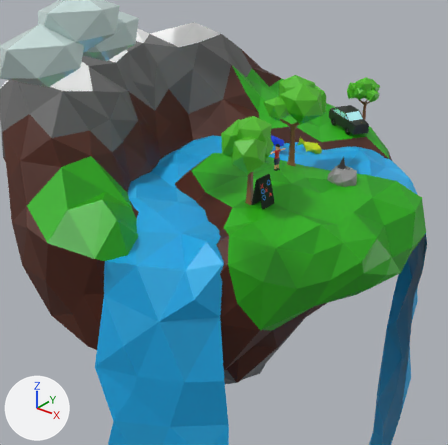
Renders of the glTF model island.glb from each side of a commit.
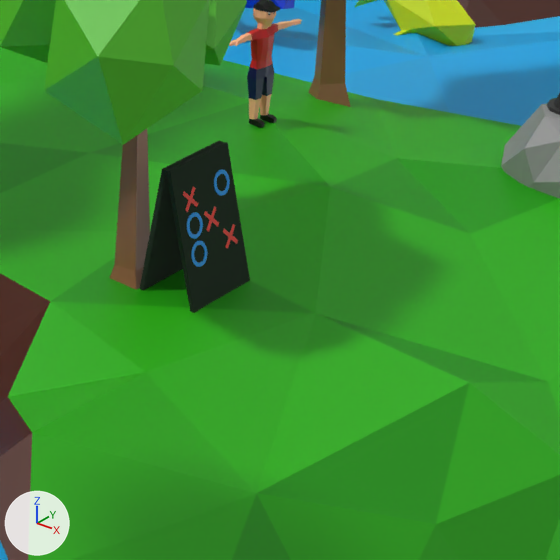
Each version appears first from a camera (50 mm lens) standing at (3.438, -4.012, 2.485) and looking at (0.978, -0.936, 0.578), and next in a close-up on the part from 50% to 76% of the width and 32% to 59% of the height. Every picture has the same lights, and +X, +Y and +Z are marked at lower left. Where no turn or scale is listed for an object, it has been applied to the vertices.

In view in the first close-up: 'Character.001', 'Fish3', 'Island', 'TicTacToeBoard', 'Water', 'rock', 'tree1', 'tree2'.
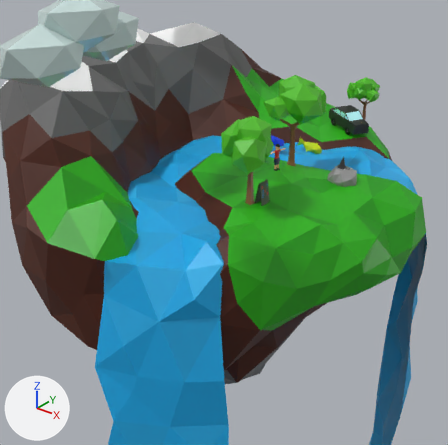
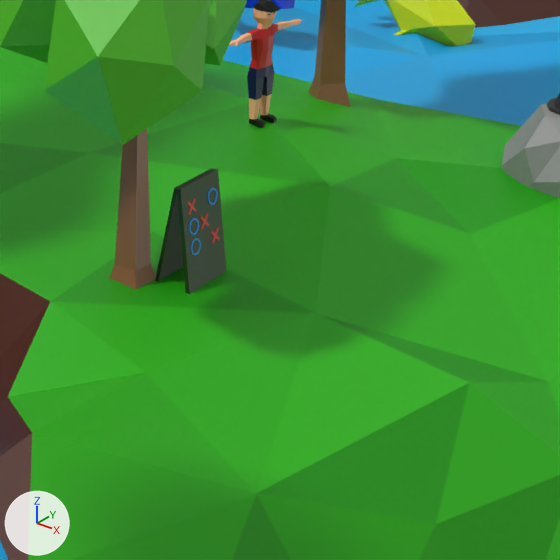
What differs and where, as boxes [x1, y1, x2, y2] in the close-ups (560 x 560 px):
'TicTacToeBoard', deleted (black): before [140, 140, 250, 313]
    faces in mat_boardmat (black #112515): [140, 140, 250, 313]
    faces in mat_naughtmat (blue #0090e7): [187, 170, 230, 267]
    faces in mat_crossmat (red #e7372e): [183, 186, 238, 249]
'cross2.001', added (green): after [155, 168, 226, 294]
    faces in mat_material_001 (picture img_tictactoeboardpalette): [155, 168, 226, 294]
    faces in mat_naughtmat (blue #0090e7): [189, 188, 218, 255]
    faces in mat_crossmat (red #e7372e): [187, 198, 220, 244]

What the commit changed:
Picture 'ticTacToeBoardPalette' (img_tictactoeboardpalette) is new.
Material 'Material.001' (mat_material_001) is new.
Its texture is img_tictactoeboardpalette.
Mesh me_plane_010 is new.
It has 356 vertices, 696 faces and spans x -0.052..0.017, y -0.057..0.048, z -0.103..0.066.
Faces by material slot: [132, 528, 36].
It uses material mat_crossmat (red #e7372e).
It uses material mat_naughtmat (blue #0090e7).
It uses material mat_material_001 (picture img_tictactoeboardpalette).
Object 'TicTacToeBoard' (ob_tictactoeboard) is deleted.
Object 'cross2.001' (ob_cross2_001) is new; it shows me_plane_010.
Its location is (1.133, -0.667, 0.772).
